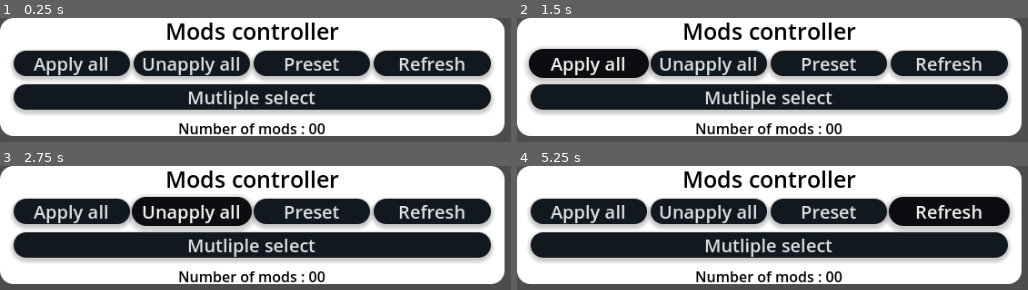
Above: before the commit, frames 1-4 (two rows, left to right).
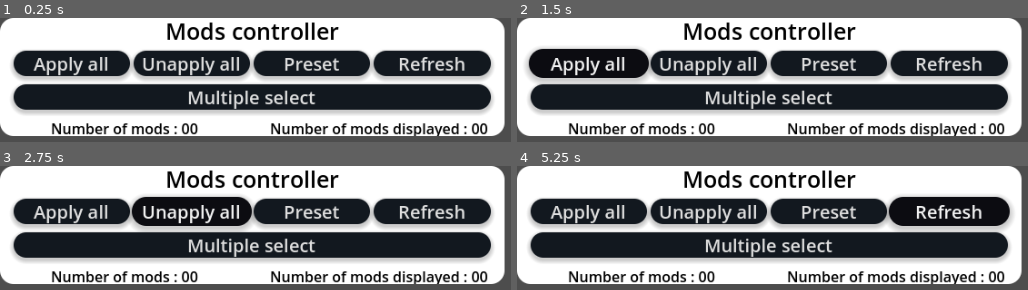
Above: after the commit, the same moments.

Repository: AaaaaaICO/DUMH-Mod-Manager
Game: Godot game, scene res://Scenes/PREFABS/Mod Panel/MODS_TOP_CONTROLLER.tscn
Same seed, same stepped clock (60 frames per second), same inputs: the game is played once before the commit and once after it. This scene is started directly instead of the project's main scene.
Inputs:
- Up to frame 1 (0.25 s): no input
- Up to frame 2 (1.5 s): click "Mutliple select" (after the commit: "Multiple select") at 0.5 s; click "Apply all" at 1.25 s
- Up to frame 3 (2.75 s): click "Unapply all" at 2 s
- Up to frame 4 (5.25 s): click "Refresh" at 2.75 s; click "Apply all" at 3.5 s; click "Unapply all" at 4.25 s; click "Refresh" at 5 s

The runs differ from the first frame. In frame 1, 4.5% of the frame differs, in the area x 10-96%, y 58-96%; in frame 2, 4.5%; in frame 3, 4.5%; in frame 4, 4.5%.
Error in both runs: Attempt to call function 'get_as_text' in base 'null instance' on a null instance. (res://Scripts/Global/Global.gd:97)

Commit message:
S.S Booty Quaker

Diff:
--- a/Scenes/PREFABS/Mod Panel/MODS_TOP_CONTROLLER.tscn
+++ b/Scenes/PREFABS/Mod Panel/MODS_TOP_CONTROLLER.tscn
@@ -112,17 +112,30 @@
 theme_override_styles/hover = ExtResource("1_en0pt")
 theme_override_styles/pressed = ExtResource("2_iahfq")
 theme_override_styles/normal = ExtResource("3_nlwog")
-text = "Mutliple select"
+text = "Multiple select"
 
-[node name="LBL_NUM" type="Label" parent="VBoxContainer"]
+[node name="HBoxContainer" type="HBoxContainer" parent="VBoxContainer"]
+layout_mode = 2
+size_flags_vertical = 3
+
+[node name="LBL_NUM" type="Label" parent="VBoxContainer/HBoxContainer"]
 unique_name_in_owner = true
 layout_mode = 2
+size_flags_horizontal = 3
 theme_override_colors/font_color = Color(0, 0, 0, 1)
 text = "Number of mods : 00"
+horizontal_alignment = 1
+
+[node name="LBL_NUMDISPLAYED" type="Label" parent="VBoxContainer/HBoxContainer"]
+unique_name_in_owner = true
+layout_mode = 2
+size_flags_horizontal = 3
+theme_override_colors/font_color = Color(0, 0, 0, 1)
+text = "Number of mods displayed : 00"
 horizontal_alignment = 1
 
 [connection signal="pressed" from="VBoxContainer/MarginContainer/HBoxContainer/BTN_APPLY" to="." method="BTN_APPLY_ALL_PRESSED"]
 [connection signal="pressed" from="VBoxContainer/MarginContainer/HBoxContainer/BTN_UNAPPLY" to="." method="BTN_UNAPPLY_PRESSED"]
 [connection signal="pressed" from="VBoxContainer/MarginContainer/HBoxContainer/BTN_PRESET" to="." method="BTN_PRESET_PRESSED"]
 [connection signal="pressed" from="VBoxContainer/MarginContainer/HBoxContainer/BTN_REFRESH" to="." method="BTN_REFRESH_PRESSED"]
-[connection signal="pressed" from="VBoxContainer/MarginContainer2/HBoxContainer/BTN_MULTISELECT" to="." method="BTN_APPLY_ALL_PRESSED"]
+[connection signal="pressed" from="VBoxContainer/MarginContainer2/HBoxContainer/BTN_MULTISELECT" to="." method="BTN_MULTI_SELECT_PRESSED"]
--- a/Scripts/Mod Panel/Mods_Top_Controller.gd
+++ b/Scripts/Mod Panel/Mods_Top_Controller.gd
@@ -1,9 +1,13 @@
 extends Panel
 
+@onready var MASTER = get_tree().get_root().get_node("MASTER")
 func _ready() -> void:
 	var LIST = await Global.LIST_MODS_BY_INDEX()
 	%LBL_NUM.text = "Number of mods : " + str(len(LIST))
 
+func _process(delta: float) -> void:
+	await get_tree().create_timer(0.5).timeout
+	%LBL_NUMDISPLAYED.text = "Number of mods displayed: " + str(MASTER.get_node("%VBC_MODS_LIST").get_child_count()-1)
 
 func BTN_UNAPPLY_PRESSED() -> void:
 	var LIST = await Global.LIST_MODS_BY_INDEX()
@@ -68,3 +72,7 @@
 
 func BTN_REFRESH_PRESSED() -> void:
 	Global.REFRESH_WINDOW = true
+
+
+func BTN_MULTI_SELECT_PRESSED() -> void:
+	pass # Replace with function body.
